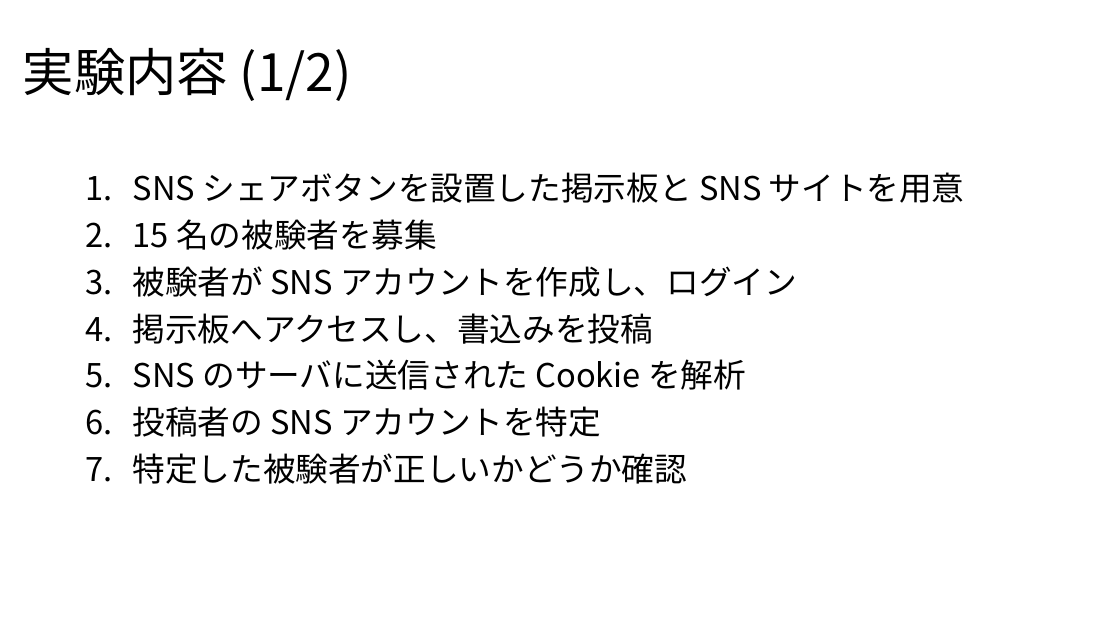
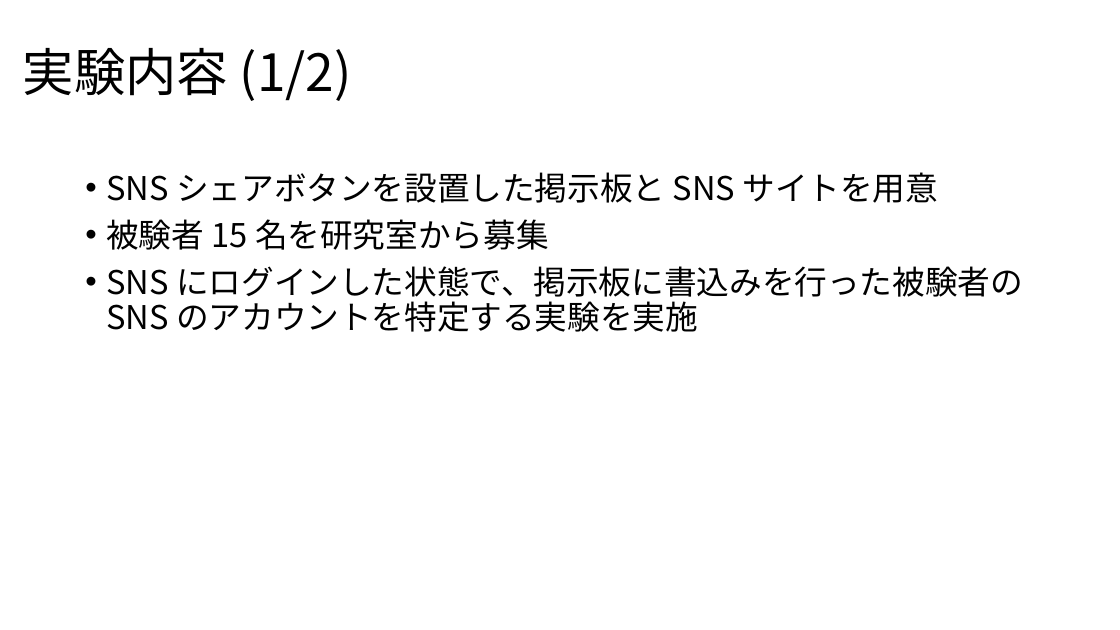
Before and after one commit to noraworld/graduation-thesis, a slide deck: slide 8 of presentation_slides.pptx. Drawn at 1120x630 pixels with LibreOffice and Linux fonts; fonts in the diff are those of the drawing. Boxes give left, top, right and bottom in pixels: in the first picture for what was removed or moved away, otherwise in the second. Text is boxed around its words. In the diff, an @@ line names an element or a change of style, - is before the commit and + after.

```diff
--- a/presentation_slides.pptx
+++ b/presentation_slides.pptx
@@ text at bbox=[106, 172, 939, 203]: bullet 1. to • @@
@@ text at bbox=[106, 219, 1023, 332]: text changed @@
-2. 15 名の被験者を募集
-3. 被験者が SNS アカウントを作成し、ログイン
-4. 掲示板へアクセスし、書込みを投稿
-5. SNS のサーバに送信された Cookie を解析
-6. 投稿者の SNS アカウントを特定
-7. 特定した被験者が正しいかどうか確認
+• 被験者 15 名を研究室から募集
+• SNS にログインした状態で、掲示板に書込みを行った被験者の SNS のアカウントを特定する実験を実施
```
Also in this commit, not shown: 3 other slides changed, 1 slide added.
